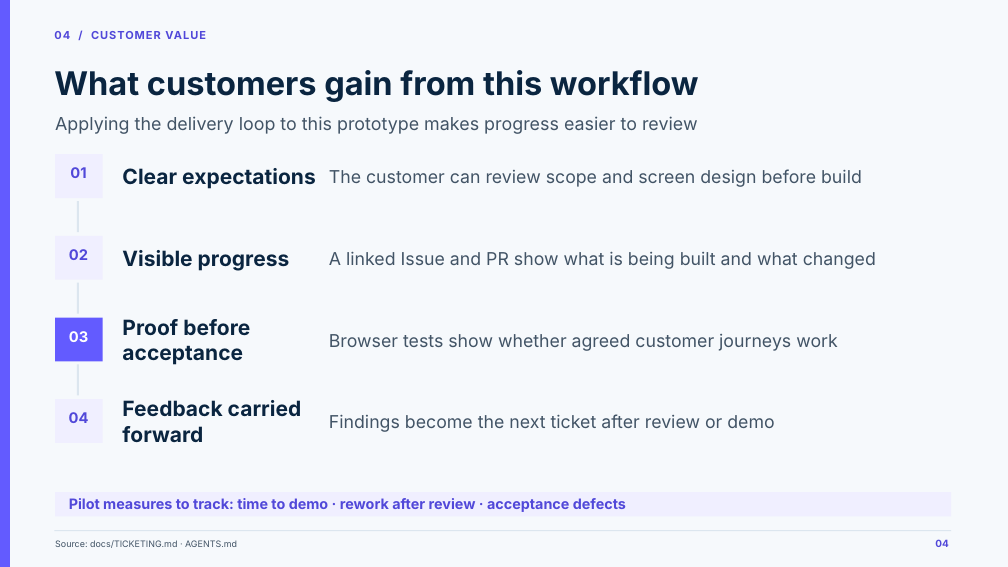
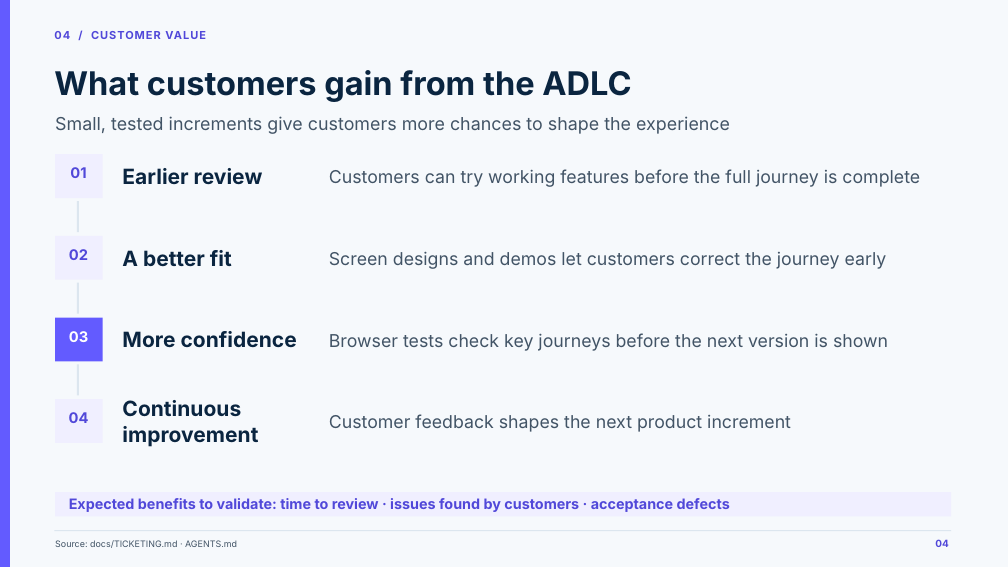
Before and after one commit to Capco-Thailand/i02-policy-endorsement-assistant-agent, a slide deck: slide 4 of artifacts/adlc-sprint-1-six-slides.pptx. Drawn at 1008x567 pixels with LibreOffice and Linux fonts; fonts in the diff are those of the drawing. Boxes give left, top, right and bottom in pixels: in the first picture for what was removed or moved away, otherwise in the second. Text is boxed around its words. In the diff, an @@ line names an element or a change of style, - is before the commit and + after.

Commit message:
docs: focus ADLC slide on customer outcomes

```diff
--- a/artifacts/adlc-sprint-1-six-slides.pptx
+++ b/artifacts/adlc-sprint-1-six-slides.pptx
@@ text at (54,70,631,102): text changed @@
-What customers gain from this workflow
+What customers gain from the ADLC
@@ text at (55,116,730,134): text changed @@
-Applying the delivery loop to this prototype makes progress easier to review
+Small, tested increments give customers more chances to shape the experience
@@ text at (122,168,263,185): text changed @@
-Clear expectations
+Earlier review
@@ text at (329,169,920,187): text changed @@
-The customer can review scope and screen design before build
+Customers can try working features before the full journey is complete
@@ text at (122,250,232,267): text changed @@
-Visible progress
+A better fit
@@ text at (329,251,887,269): text changed @@
-A linked Issue and PR show what is being built and what changed
+Screen designs and demos let customers correct the journey early
@@ text at (122,331,297,348): text changed @@
-Proof before acceptance
+More confidence
@@ text at (329,333,888,351): text changed @@
-Browser tests show whether agreed customer journeys work
+Browser tests check key journeys before the next version is shown
@@ text at (122,400,258,447): text changed @@
-Feedback carried forward
+Continuous improvement
@@ text at (329,414,791,432): text changed @@
-Findings become the next ticket after review or demo
+Customer feedback shapes the next product increment
@@ text at (69,498,730,512): text changed @@
-Pilot measures to track: time to demo · rework after review · acceptance defects
+Expected benefits to validate: time to review · issues found by customers · acceptance defects
```
Also in this commit, not shown: 1 other file.
